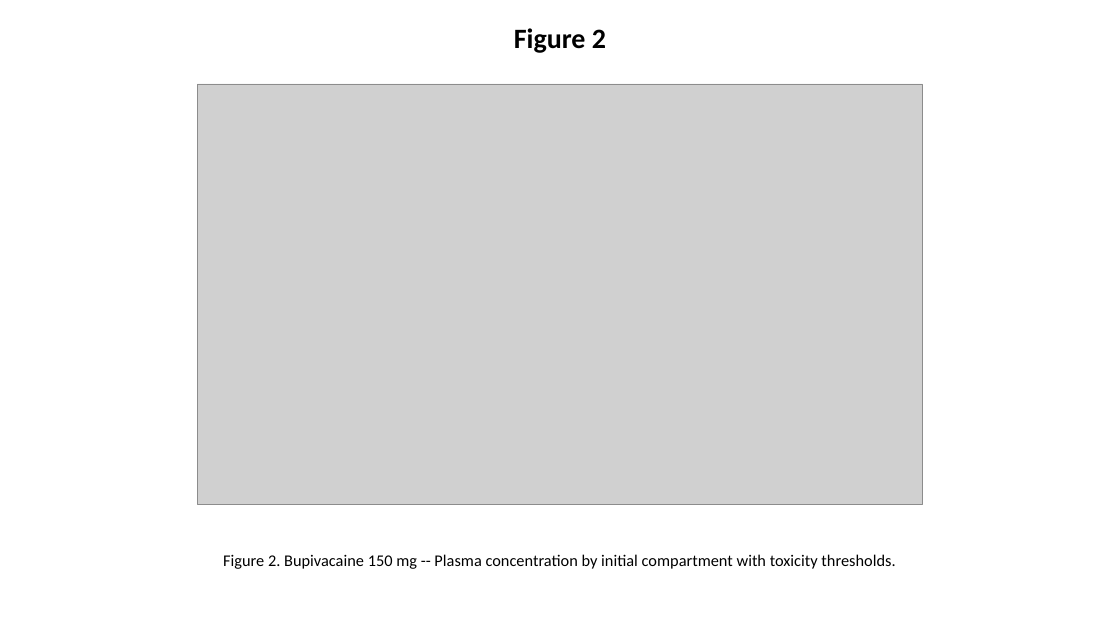
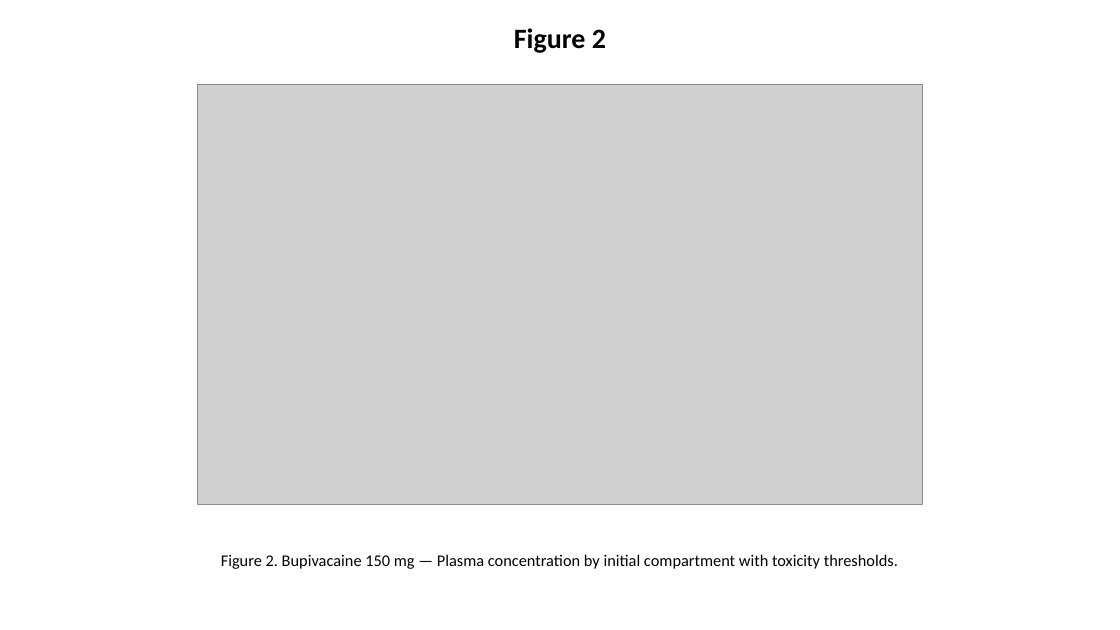
Before and after one commit to bougtoir/yoshika-pkpd, a slide deck: slide 2 of v1/output/yoshika_CMPB_Update_figures.pptx. Drawn at 1120x630 pixels with LibreOffice and Linux fonts; fonts in the diff are those of the drawing; grey boxes stand for pictures. Boxes give left, top, right and bottom in pixels: in the first picture for what was removed or moved away, otherwise in the second. Text is boxed around its words. In the diff, an @@ line names an element or a change of style, - is before the commit and + after.

```diff
--- a/v1/output/yoshika_CMPB_Update_figures.pptx
+++ b/v1/output/yoshika_CMPB_Update_figures.pptx
@@ text at [221,554,898,569]: text changed @@
-Figure 2. Bupivacaine 150 mg -- Plasma concentration by initial compartment with toxicity thresholds.
+Figure 2. Bupivacaine 150 mg — Plasma concentration by initial compartment with toxicity thresholds.
```
Also in this commit, not shown: 4 other slides changed, 8 other files.
